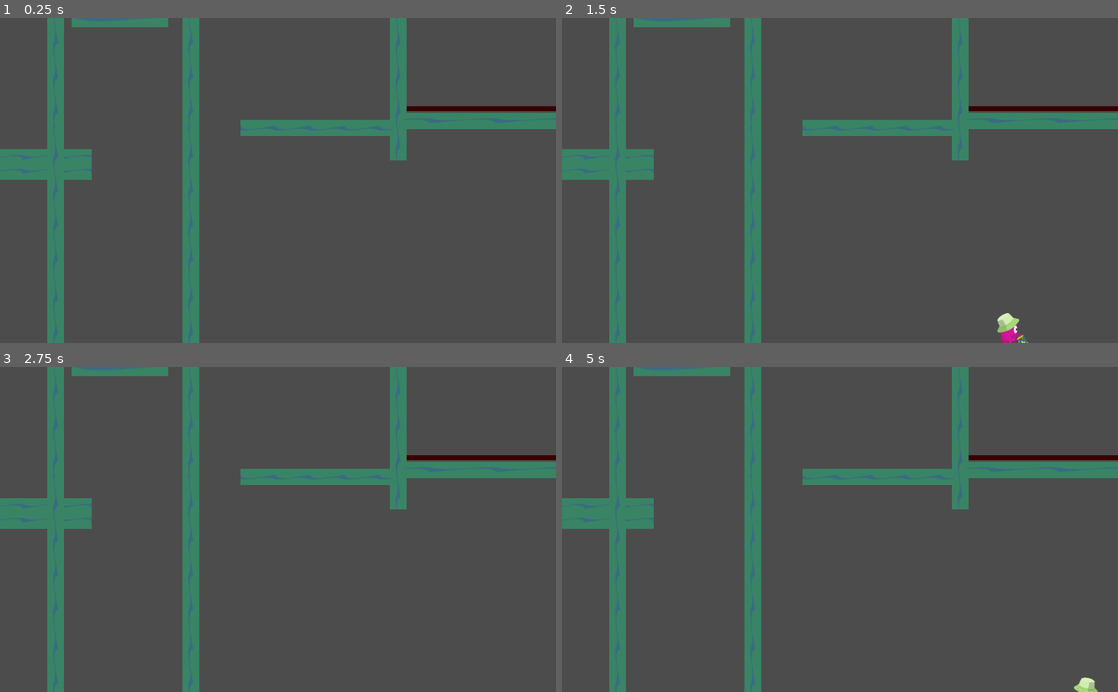
Above: before the commit, frames 1-4 (two rows, left to right).
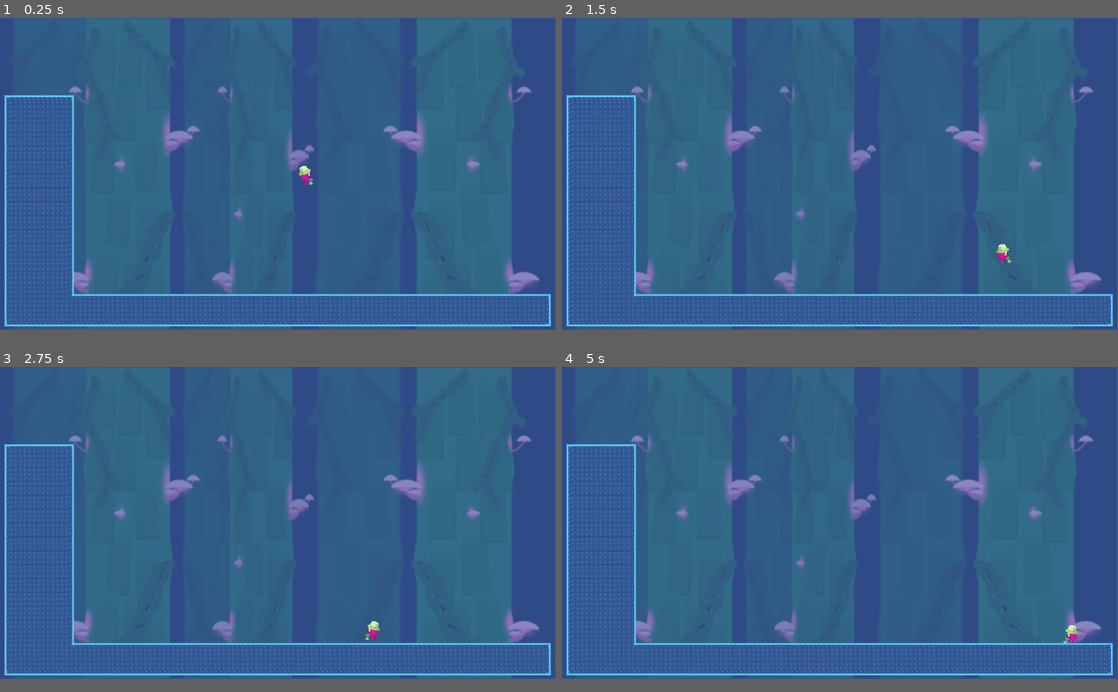
Above: after the commit, the same moments.

Repository: OsamaElHariri/oriks_lantern
Game: Godot game, scene res://gameplay/world/levels/LevelTest0.tscn
Two runs of this game, one before a commit and one after it. Both use one fixed random seed, a clock stepped at 60 frames per second and the inputs below. Before the commit the project starts from res://gameplay/world/temp_level/TempLevel.tscn. The engine's default icon, where the game draws it, is replaced by a stand-in: a white triangle on a blue panel in a dark square.
Inputs:
- Up to frame 1 (0.25 s): no input
- Up to frame 2 (1.5 s): hold X (dash) 0.53-1.28 s; hold Right (ui_right) from 0.53 s (still down); tap C (jump) at 0.77, 0.8, 1.07, 1.35 s
- Up to frame 3 (2.75 s): tap C (jump) at 1.52, 1.82, 2.3 s; tap X (dash) at 1.55 s; release Right (ui_right) at 2.03 s; hold Left (ui_left) from 2.03 s (still down); hold X (dash) from 2.03 s (still down)
- Up to frame 4 (5 s): release Left (ui_left) at 2.78 s; release X (dash) at 2.78 s; hold Right (ui_right) 2.78-4.28 s; tap X (dash) at 2.85, 4.35 s; tap C (jump) at 3.02, 3.32, 4.52, 4.82 s; hold C (jump) 3.53-4.28 s; hold Left (ui_left) from 4.28 s (still down)
In our replay, the window is 800x468 before the commit and 799x449 after it. These sizes can differ from the game's own. Grey fills any space a smaller window leaves; there, only what the larger window draws over its background counts as a difference.

The runs differ from the first frame. In frame 1, 95% of the frame differs, in the area x 0-100%, y 0-100%; in frame 2, 95%; in frame 3, 95%; in frame 4, 95%.

Commit message:
Add initial environment art

Diff:
--- a/gameplay/actor/player/player/Player.gd
+++ b/gameplay/actor/player/player/Player.gd
@@ -62,7 +62,6 @@
 
 func _physics_process(_delta):
 	is_charging_spirit += 1
-
 	if is_charging_spirit == 5:
 		summon_spirit_player()
 
--- /dev/null
+++ b/gameplay/platform/basic_platform/BasicPlatform.tscn
@@ -0,0 +1,16 @@
+[gd_scene load_steps=3 format=2]
+
+[ext_resource path="res://gameplay/world/level_origin/blank.png" type="Texture" id=1]
+
+[sub_resource type="RectangleShape2D" id=1]
+extents = Vector2( 2, 2 )
+
+[node name="BasicPlatform" type="Sprite"]
+texture = ExtResource( 1 )
+
+[node name="StaticBody2D" type="StaticBody2D" parent="." groups=[
+"wall_jump_platform",
+]]
+
+[node name="CollisionShape2D" type="CollisionShape2D" parent="StaticBody2D"]
+shape = SubResource( 1 )
--- /dev/null
+++ b/gameplay/world/level_origin/LevelOrigin.gd
@@ -0,0 +1,26 @@
+extends Node2D
+
+
+func _ready():
+	print(OS.window_size)
+	var platforms = get_node_or_null("Platforms")
+	if platforms != null:
+		for platform in platforms.get_children():
+			draw_platform_in_tilemap(platform)
+		$TileMap.update_bitmask_region()
+
+
+func draw_platform_in_tilemap(platform):
+	var platform_size = platform.texture.get_size()
+	var top_left = platform.position - platform_size * platform.scale / 2
+	var bottom_right = platform.position + platform_size * platform.scale / 2
+	var current_x = top_left.x
+	var current_y = top_left.y
+	platform.visible = false
+	while current_y < bottom_right.y:
+		current_x = top_left.x
+		while current_x < bottom_right.x:
+			var map_pos = $TileMap.world_to_map(Vector2(current_x, current_y))
+			$TileMap.set_cell(map_pos.x, map_pos.y, 0)
+			current_x += $TileMap.cell_size.x
+		current_y += $TileMap.cell_size.y
--- /dev/null
+++ b/gameplay/world/level_origin/LevelOrigin.tscn
@@ -0,0 +1,101 @@
+[gd_scene load_steps=10 format=2]
+
+[ext_resource path="res://gameplay/world/level_origin/PostProcess.gd" type="Script" id=1]
+[ext_resource path="res://gameplay/world/level_origin/blank.png" type="Texture" id=2]
+[ext_resource path="res://gameplay/world/camera/WorldCamera.tscn" type="PackedScene" id=3]
+[ext_resource path="res://gameplay/world/level_origin/tileset.png" type="Texture" id=4]
+[ext_resource path="res://gameplay/world/level_origin/LevelOrigin.gd" type="Script" id=5]
+[ext_resource path="res://gameplay/world/level_origin/background.png" type="Texture" id=6]
+
+[sub_resource type="Shader" id=1]
+code = "shader_type canvas_item;
+
+uniform vec2 origin = vec2(0.0, 0.0);
+
+uniform float ring_radius = 0.0;
+uniform float ring_thickness = 0.0;
+
+uniform float grey_scale = 0.0;
+
+void fragment() {
+	float dist = distance(origin, vec2(FRAGCOORD.x, FRAGCOORD.y));
+
+	if (dist != 0.0 && dist < ring_radius + ring_thickness && dist > ring_radius) {
+		float diff = dist - ring_radius;
+		float distortion = 1.0 - abs(diff) / ring_thickness;
+		float radius = dist;
+		radius = dist - diff * distortion / 2.0;
+		COLOR.rgb = textureLod(SCREEN_TEXTURE, vec2(radius * SCREEN_UV.x / dist, radius * SCREEN_UV.y / dist), 0.0).rgb;
+	} else {
+		COLOR.rgb = textureLod(SCREEN_TEXTURE, SCREEN_UV, 0.0).rgb;
+	}
+	float rg_multiplier = 1.0 - 0.07 * grey_scale;
+	float b_multiplier = 1.0 - 0.04 * grey_scale;
+	COLOR.rgb = vec3(COLOR.r * rg_multiplier, COLOR.g * rg_multiplier, COLOR.b * b_multiplier);
+}
+
+"
+
+[sub_resource type="ShaderMaterial" id=2]
+shader = SubResource( 1 )
+shader_param/origin = Vector2( 0, 0 )
+shader_param/ring_radius = 0.0
+shader_param/ring_thickness = 0.0
+shader_param/grey_scale = 0.0
+
+[sub_resource type="TileSet" id=3]
+0/name = "tileset.png 0"
+0/texture = ExtResource( 4 )
+0/tex_offset = Vector2( 0, 0 )
+0/modulate = Color( 1, 1, 1, 1 )
+0/region = Rect2( 0, 0, 48, 96 )
+0/tile_mode = 1
+0/autotile/bitmask_mode = 0
+0/autotile/bitmask_flags = [ Vector2( 0, 0 ), 256, Vector2( 0, 1 ), 260, Vector2( 0, 2 ), 4, Vector2( 0, 3 ), 69, Vector2( 0, 4 ), 65, Vector2( 0, 5 ), 321, Vector2( 1, 0 ), 320, Vector2( 1, 1 ), 325, Vector2( 1, 2 ), 5, Vector2( 1, 3 ), 5, Vector2( 1, 5 ), 320, Vector2( 2, 0 ), 64, Vector2( 2, 1 ), 65, Vector2( 2, 2 ), 1, Vector2( 2, 3 ), 261, Vector2( 2, 4 ), 260, Vector2( 2, 5 ), 324 ]
+0/autotile/icon_coordinate = Vector2( 0, 0 )
+0/autotile/tile_size = Vector2( 16, 16 )
+0/autotile/spacing = 0
+0/autotile/occluder_map = [  ]
+0/autotile/navpoly_map = [  ]
+0/autotile/priority_map = [  ]
+0/autotile/z_index_map = [  ]
+0/occluder_offset = Vector2( 0, 0 )
+0/navigation_offset = Vector2( 0, 0 )
+0/shape_offset = Vector2( 0, 0 )
+0/shape_transform = Transform2D( 1, 0, 0, 1, 0, 0 )
+0/shape_one_way = false
+0/shape_one_way_margin = 0.0
+0/shapes = [  ]
+0/z_index = 0
+
+[node name="LevelOrigin" type="Node2D"]
+script = ExtResource( 5 )
+
+[node name="CanvasLayer" type="CanvasLayer" parent="."]
+
+[node name="PostProcess" type="TextureRect" parent="CanvasLayer"]
+material = SubResource( 2 )
+margin_right = 800.0
+margin_bottom = 600.0
+texture = ExtResource( 2 )
+expand = true
+script = ExtResource( 1 )
+__meta__ = {
+"_edit_use_anchors_": false,
+"_editor_description_": ""
+}
+
+[node name="WorldCamera" parent="." instance=ExtResource( 3 )]
+current = true
+editor_draw_limits = true
+
+[node name="background" type="Sprite" parent="WorldCamera"]
+z_index = -2000
+texture = ExtResource( 6 )
+
+[node name="TileMap" type="TileMap" parent="."]
+tile_set = SubResource( 3 )
+cell_size = Vector2( 16, 16 )
+cell_quadrant_size = 8
+cell_custom_transform = Transform2D( 16, 0, 0, 16, 0, 0 )
+format = 1
--- /dev/null
+++ b/gameplay/world/level_origin/PostProcess.gd
@@ -0,0 +1,36 @@
+extends TextureRect
+
+
+var radius = 0
+var pulse_thickness = 0
+
+
+var grey_scale = 0
+var grey_direction = -1
+
+func _ready():
+	rect_size = get_viewport_rect().size
+	EMITTER.connect("player_dash_start", self, "on_player_dash_start")
+	EMITTER.connect("spirit_journey_end", self, "on_spirit_journey_end")
+
+func on_player_dash_start(player):
+	radius = 0
+	pulse_thickness = 40
+	grey_direction = 1
+	grey_scale = clamp(grey_scale, 0, 1)
+	var screen_origin = player.get_global_transform_with_canvas().origin
+	var origin = Vector2(screen_origin.x, rect_size.y - screen_origin.y)
+	material.set_shader_param("origin", origin)
+
+func on_spirit_journey_end(_player):
+	grey_direction = -1
+	grey_scale = clamp(grey_scale, 0, 1)
+
+func _physics_process(delta):
+	grey_scale += 15 * grey_direction * delta
+	radius += 1000 * delta
+	pulse_thickness -= 90 * delta
+
+	material.set_shader_param("ring_radius", radius)
+	material.set_shader_param("ring_thickness", max(0, pulse_thickness))
+	material.set_shader_param("grey_scale", clamp(grey_scale, 0, 1))
--- /dev/null
+++ b/gameplay/world/levels/LevelTest0.tscn
@@ -0,0 +1,22 @@
+[gd_scene load_steps=4 format=2]
+
+[ext_resource path="res://gameplay/world/level_origin/LevelOrigin.tscn" type="PackedScene" id=1]
+[ext_resource path="res://gameplay/actor/player/player/Player.tscn" type="PackedScene" id=3]
+[ext_resource path="res://gameplay/platform/basic_platform/BasicPlatform.tscn" type="PackedScene" id=4]
+
+[node name="LevelTest0" type="Node2D"]
+
+[node name="LevelOrigin" parent="." instance=ExtResource( 1 )]
+
+[node name="Player" parent="LevelOrigin" instance=ExtResource( 3 )]
+position = Vector2( 96, -128 )
+
+[node name="Platforms" type="Node2D" parent="LevelOrigin"]
+
+[node name="BasicPlatform" parent="LevelOrigin/Platforms" instance=ExtResource( 4 )]
+position = Vector2( -3.05176e-05, 472 )
+scale = Vector2( 472, 28 )
+
+[node name="BasicPlatform2" parent="LevelOrigin/Platforms" instance=ExtResource( 4 )]
+position = Vector2( -824, 72 )
+scale = Vector2( 60, 172 )
--- a/gameplay/world/temp_level/TempLevel.tscn
+++ b/gameplay/world/temp_level/TempLevel.tscn
@@ -26,12 +26,8 @@
 		float diff = dist - ring_radius;
 		float distortion = 1.0 - abs(diff) / ring_thickness;
 		float radius = dist;
-		radius = dist - diff * distortion / 5.0;
+		radius = dist - diff * distortion / 2.0;
 		COLOR.rgb = textureLod(SCREEN_TEXTURE, vec2(radius * SCREEN_UV.x / dist, radius * SCREEN_UV.y / dist), 0.0).rgb;
-//	} else if (dist < ring_radius) {
-////		COLOR.rgb = vec3(dot(textureLod(SCREEN_TEXTURE, SCREEN_UV, 0.0).rgb, vec3(0.299, 0.587, 0.114)));
-//		vec3 grey_color = textureLod(SCREEN_TEXTURE, SCREEN_UV, 0.0).rgb;
-//		COLOR.rgb = vec3(grey_color.r * 0.75, grey_color.g * 0.75, grey_color.b * 0.8)
 	} else {
 		COLOR.rgb = textureLod(SCREEN_TEXTURE, SCREEN_UV, 0.0).rgb;
 	}
--- a/project.godot
+++ b/project.godot
@@ -16,7 +16,7 @@
 [application]
 
 config/name="Orik's Lantern"
-run/main_scene="res://gameplay/world/temp_level/TempLevel.tscn"
+run/main_scene="res://gameplay/world/levels/LevelTest0.tscn"
 config/icon="res://icon.png"
 
 [autoload]
@@ -30,6 +30,8 @@
 
 [display]
 
+window/size/width=1920
+window/size/height=1080
 window/size/fullscreen=true
 
 [input]
Binary file added: gameplay/world/level_origin/background.png
Not shown, added: gameplay/world/level_origin/background.png.import
Binary file added: gameplay/world/level_origin/blank.png
Not shown, added: gameplay/world/level_origin/blank.png.import
Binary file added: gameplay/world/level_origin/tileset.png
Not shown, added: gameplay/world/level_origin/tileset.png.import
